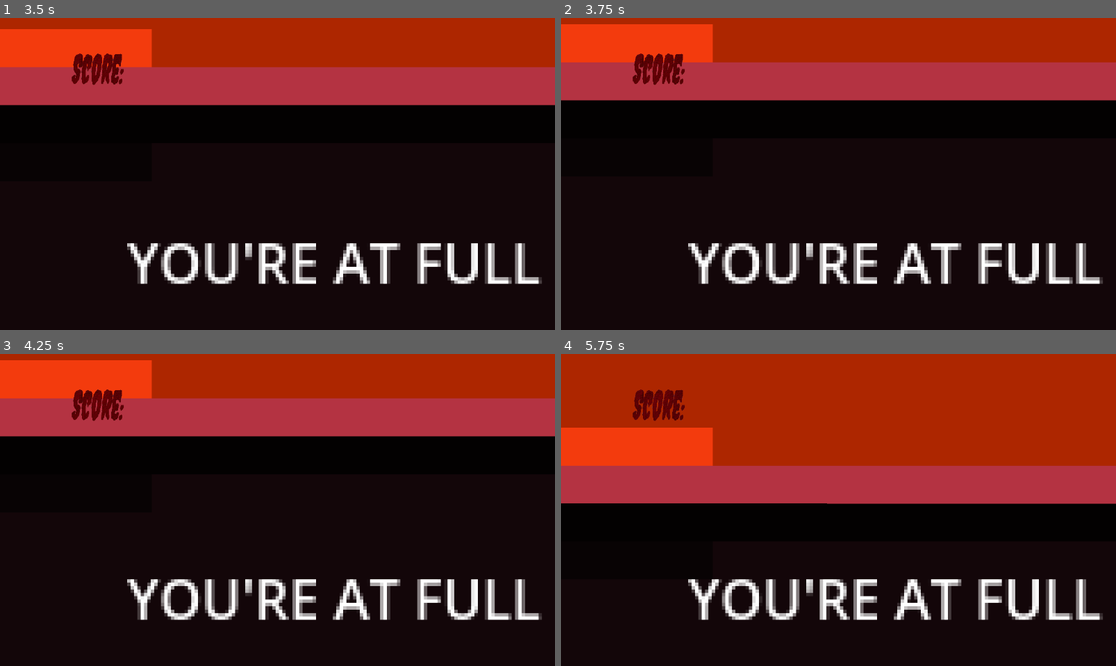
Above: before the commit, frames 1-4 (two rows, left to right).
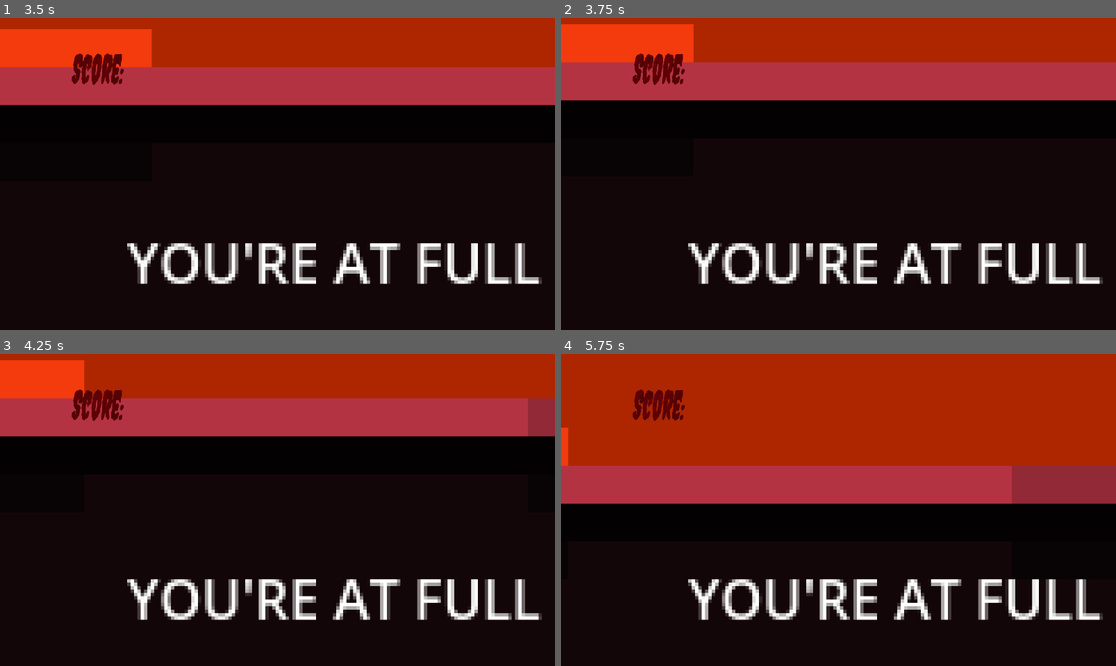
Above: after the commit, the same moments.

Repository: jfeatherston09/BulletTaker
Game: Godot game, scene res://MenusAndStage/Stage.tscn
Same seed, same stepped clock (60 frames per second), same inputs: the game is played once before the commit and once after it.
Inputs:
- Up to frame 1 (3.5 s): tap Enter at 0.5 s; hold Right (p1_right) 0.53-1.28 s; hold S (p1_down) 1.28-2.03 s; hold Right (p1_right) 2.03-2.78 s; hold W (p1_up) from 2.78 s (still down)
- Up to frame 2 (3.75 s): release W (p1_up) at 3.53 s; hold A (p1_left, bound only after the commit) from 3.53 s (still down)
- Up to frame 3 (4.25 s): keep holding A (p1_left, bound only after the commit)
- Up to frame 4 (5.75 s): release A (p1_left, bound only after the commit) at 5.03 s; hold S (p1_down) from 5.03 s (still down)

Frame 1 is identical in both runs. In frame 2, 0.4% of the frame differs, in the area x 23-28%, y 2-15%; in frame 3, 1.9%; in frame 4, 5.6%, in the area x 0-100%, y 23-49%.

Commit message:
Update project.godot

Diff:
--- a/project.godot
+++ b/project.godot
@@ -340,7 +340,7 @@
 }
 p1_left={
 "deadzone": 0.5,
-"events": [Object(InputEventKey,"resource_local_to_scene":fa …(140 unchanged characters)… d":false,"keycode":0,"physical_keycode":4194319,"key_label":0,"unicode":0,"location":0,"echo":false,"script":null)
+"events": [Object(InputEventKey,"resource_local_to_scene":fa …(140 unchanged characters)… d":false,"keycode":0,"physical_keycode":65,"key_label":0,"unicode":97,"location":0,"echo":false,"script":null)
 ]
 }
 p1_a={
